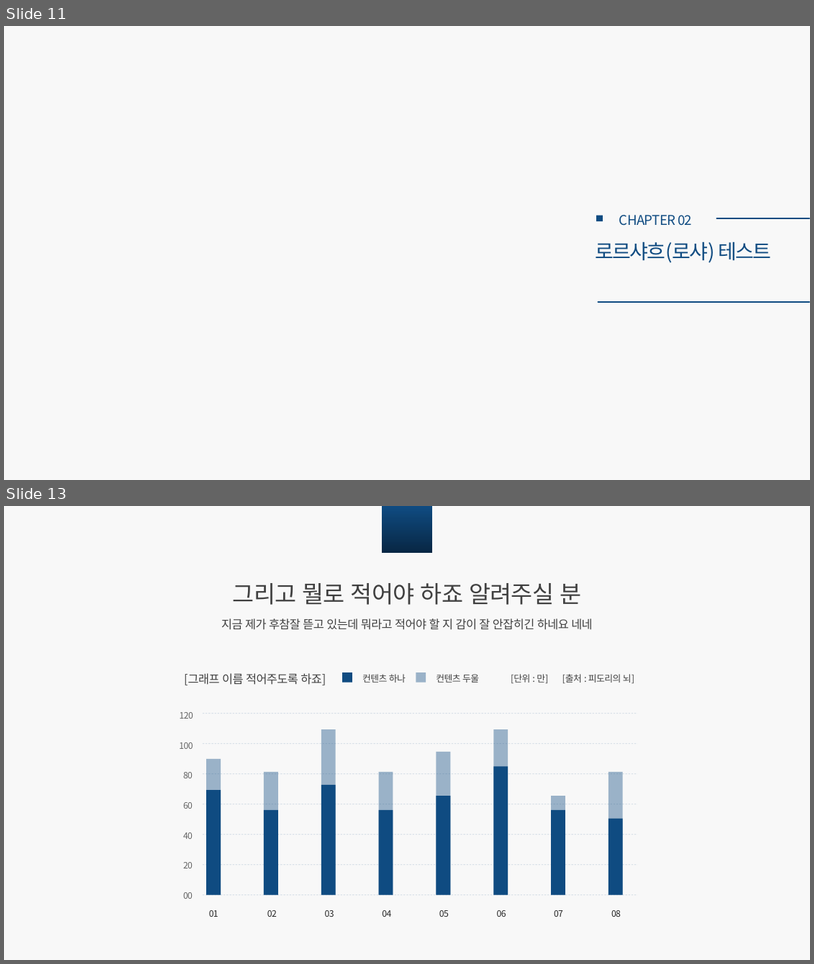
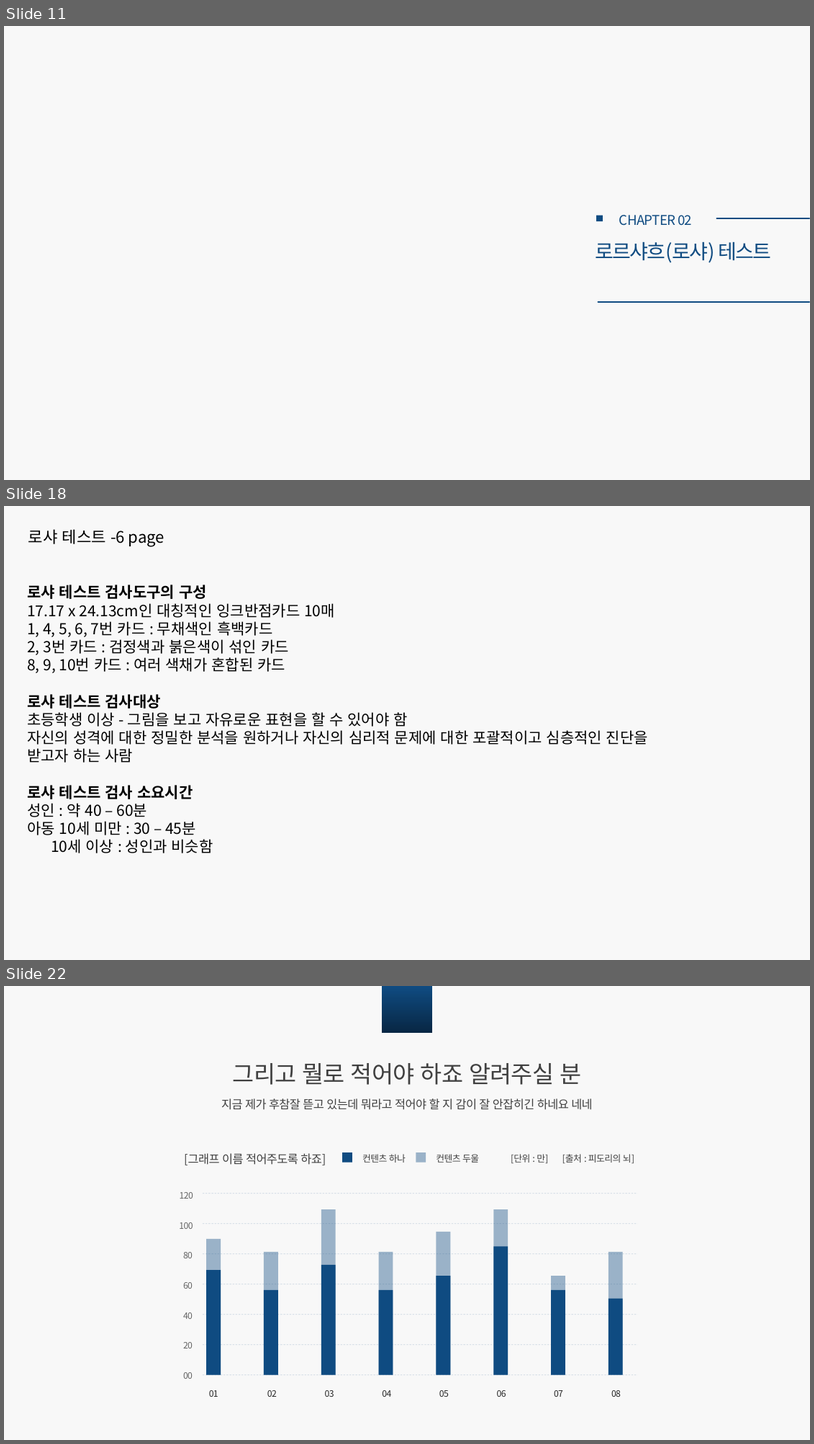
Before and after one commit to CUTE-MOONDO/growing-flowers, a slide deck: 로샤논문.pptx. Shown one above the other, each under a label of ours: slides 11 and 13 before the commit, slides 11, 18 and 22 after it; the slides between them are not shown. The pictures are 814x964 and 814x1444 pixels, drawn with LibreOffice and Linux fonts; fonts in the diff are those of the drawing. Boxes give left, top, right and bottom in pixels: in the first picture for what was removed or moved away, otherwise in the second. Text is boxed around its words. In the diff, an @@ line names an element or a change of style, - is before the commit and + after.

```diff
--- a/로샤논문.pptx
+++ b/로샤논문.pptx
@@ slide 18 added at (4,506,810,960), background #F8F8F8 @@
@@ text added at (28,529,165,547), 19 pt, text #000000 @@
+로샤 테스트 -6 page
@@ text added at (27,584,648,853), 18 pt, text #000000 @@
+로샤 테스트 검사도구의 구성
+17.17 x 24.13cm인 대칭적인 잉크반점카드 10매
+1, 4, 5, 6, 7번 카드 : 무채색인 흑백카드
+2, 3번 카드 : 검정색과 붉은색이 섞인 카드
+8, 9, 10번 카드 : 여러 색채가 혼합된 카드
+로샤 테스트 검사대상
+초등학생 이상 - 그림을 보고 자유로운 표현을 할 수 있어야 함
+자신의 성격에 대한 정밀한 분석을 원하거나 자신의 심리적 문제에 대한 포괄적이고 심층적인 진단을
+받고자 하는 사람
+로샤 테스트 검사 소요시간
+성인 : 약 40 – 60분
+아동 10세 미만 : 30 – 45분
+10세 이상 : 성인과 비슷함
@@ what was slide 13 is now slide 22 @@
```
Also in this commit, not shown: 1 slide changed, 8 other slides added.
